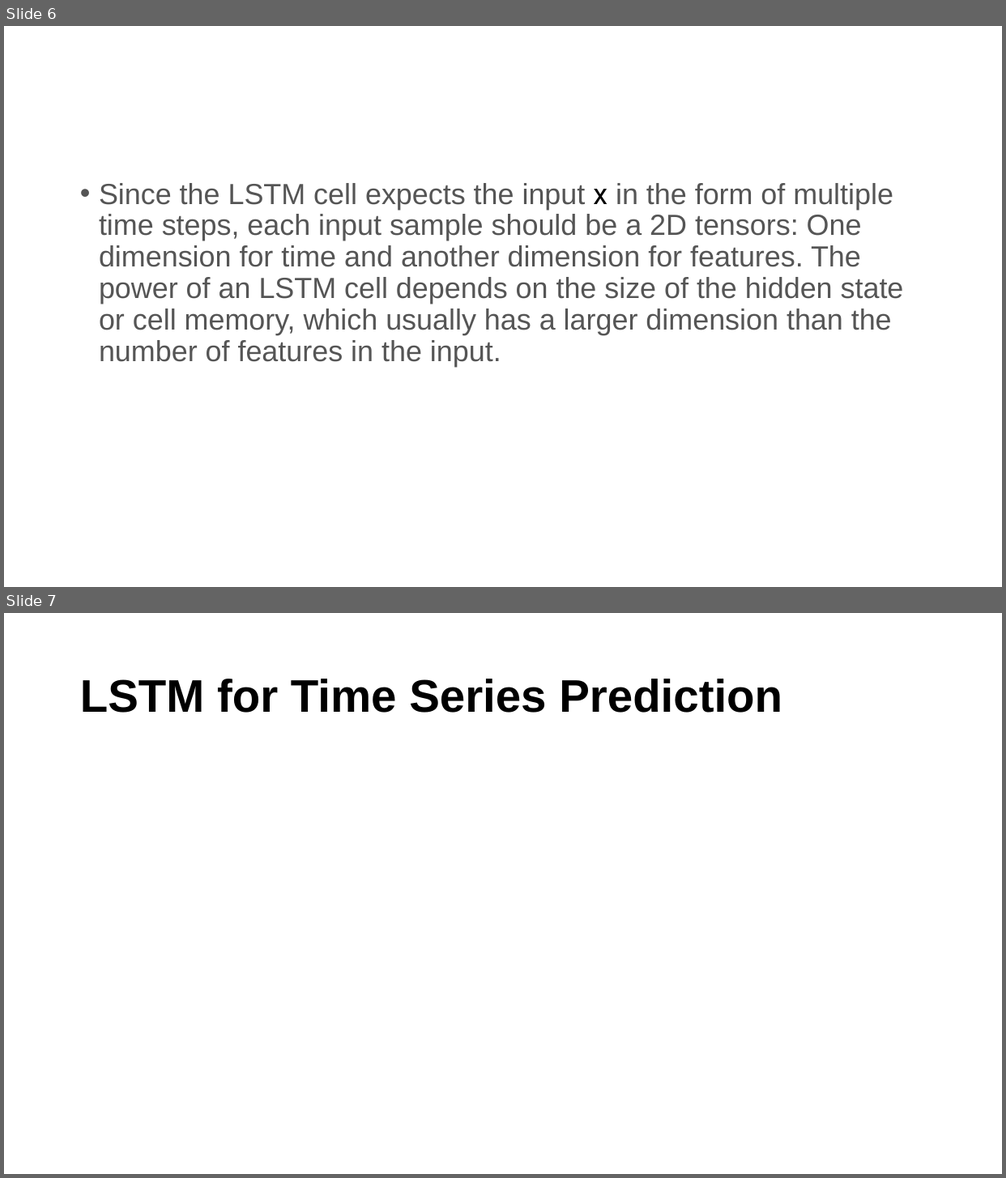
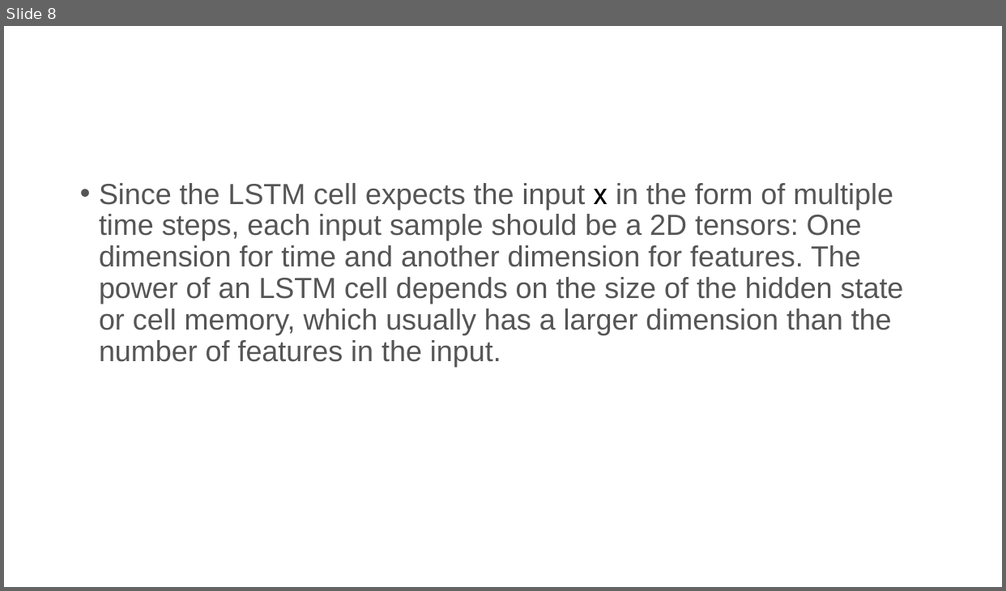
Before and after one commit to varastuian/PredictionDroughtUsingLSTM-, a slide deck: Documents/Methods.pptx. Shown one above the other, each under a label of ours: slides 6 and 7 before the commit, slide 8 after it. The pictures are 1006x1178 and 1006x591 pixels, drawn with LibreOffice and Linux fonts; fonts in the diff are those of the drawing. Boxes give left, top, right and bottom in pixels: in the first picture for what was removed or moved away, otherwise in the second. Text is boxed around its words. In the diff, an @@ line names an element or a change of style, - is before the commit and + after.

```diff
--- a/Documents/Methods.pptx
+++ b/Documents/Methods.pptx
@@ slide 7 removed at [4,613,1002,1174], background #FFFFFF @@
@@ title removed at [80,679,782,713] @@
-LSTM for Time Series Prediction
@@ what was slide 6 is now slide 8 @@
```
Also in this commit, not shown: 1 slide changed, 2 slides added.
